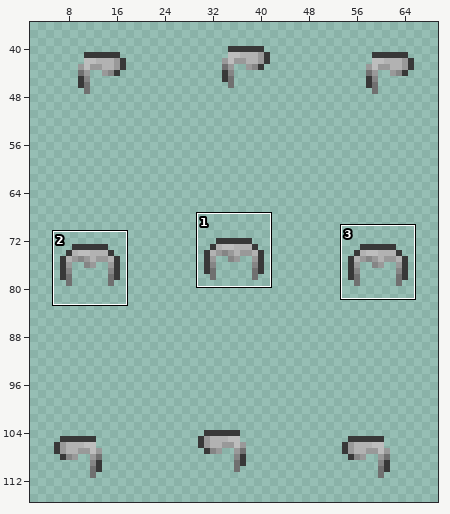
File history of a sprite sheet, spriteData/04/30.gif. The picture above shows the old version from afar; the outline marks the close-up.
Close-up. As it was:
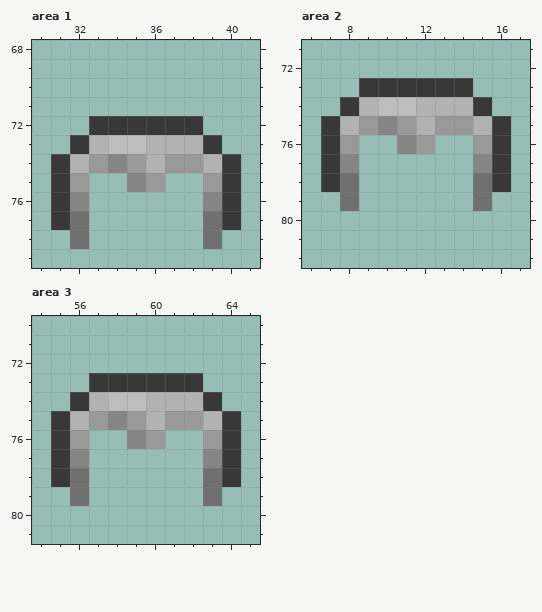
The file is 72x128 pixels. Shown: area 1: x 30..41, y 68..79; area 2: x 6..17, y 71..82; area 3: x 54..65, y 70..81. The wide view leaves out empty margins. The commit also changed other parts of the picture, which this record leaves out.
After the commit:
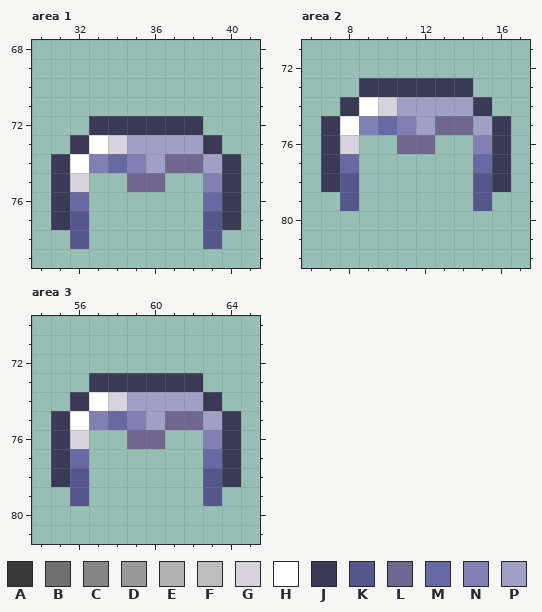
Palette (. is transparent): A #383838  B #707070  C #858585  D #999999  E #b2b2b2  F #bdbdbd  G #d6d3de  H #ffffff  J #3a3a56  K #55578c  L #6f678f  M #6769a3  N #8081b2  P #9fa0c5
Diff:
Changed rows in their new state; - is an unchanged pixel.
Area 1:
first column x 31:
72 --JJJJJJ--
73 -JHGPPPPJ-
74 JHNMNPLLPJ
75 JG--LL--NJ
76 JM------MJ
77 JK------KJ
78 -K------K-
Area 2:
first column x 7:
73 --JJJJJJ--
74 -JHGPPPPJ-
75 JHNMNPLLPJ
76 JG--LL--NJ
77 JM------MJ
78 JK------KJ
79 -K------K-
Area 3:
first column x 55:
73 --JJJJJJ--
74 -JHGPPPPJ-
75 JHNMNPLLPJ
76 JG--LL--NJ
77 JM------MJ
78 JK------KJ
79 -K------K-
Pixel boxes of the changes (left, top, right, bottom) in both close-ups:
changed: (51, 116, 241, 249)
changed: (321, 78, 511, 211)
changed: (51, 373, 241, 506)
